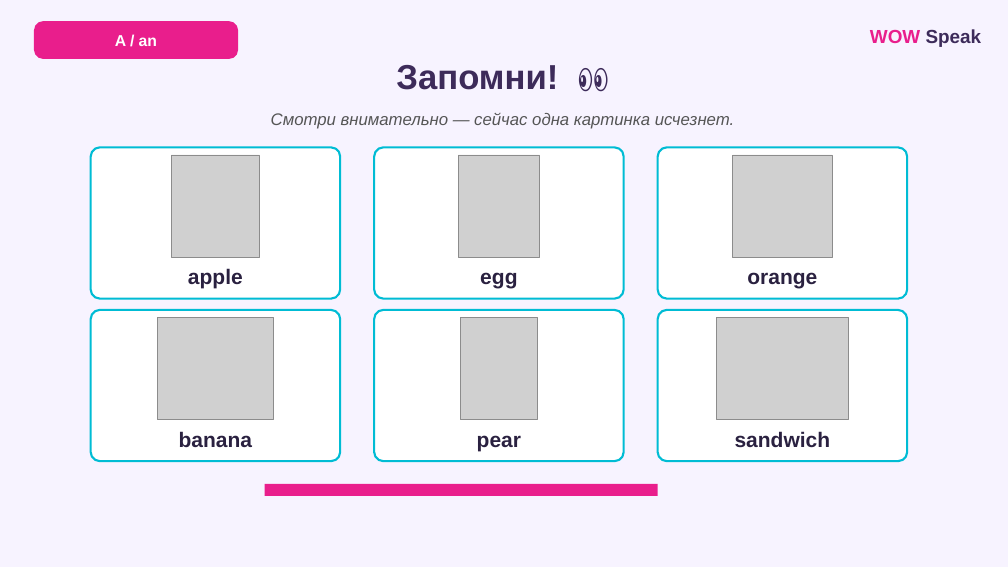
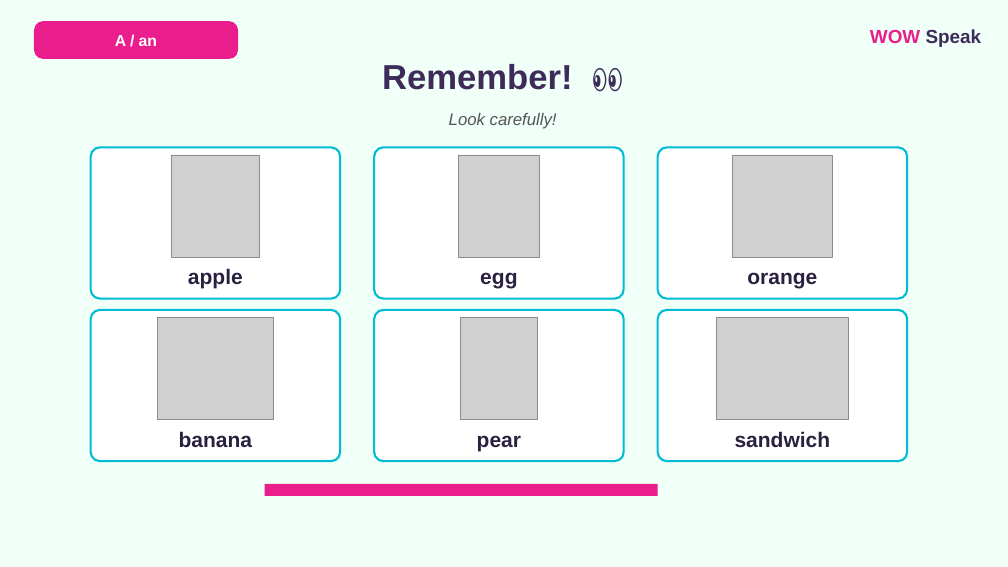
Before and after one commit to wowspeakschool-lang/classroom, a slide deck: slide 6 of vebinary/03.12_A-an/7-9/WOW_Speak_A_An_Food_7-9_LESSON.pptx (slide 5 before the commit). Drawn at 1008x567 pixels with LibreOffice and Linux fonts; fonts in the diff are those of the drawing; grey boxes stand for pictures. Boxes give left, top, right and bottom in pixels: in the first picture for what was removed or moved away, otherwise in the second. Text is boxed around its words. In the diff, an @@ line names an element or a change of style, - is before the commit and + after.

```diff
--- a/vebinary/03.12_A-an/7-9/WOW_Speak_A_An_Food_7-9_LESSON.pptx
+++ b/vebinary/03.12_A-an/7-9/WOW_Speak_A_An_Food_7-9_LESSON.pptx
@@ background #F7F3FF to #F0FFF7 @@
@@ text at bbox=[382, 64, 573, 90]: text changed @@
-Запомни! 👀
+Remember! 👀
@@ text at bbox=[449, 113, 557, 129]: text changed @@
-Смотри внимательно — сейчас одна картинка исчезнет.
+Look carefully!
```
Also in this commit, not shown: 19 other slides changed, 4 slides added, 3 slides removed, 9 other files.
